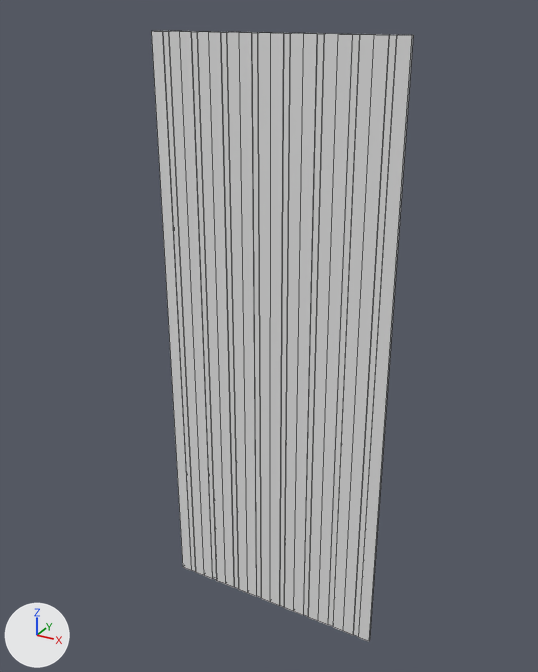
Renders of the Blender file model/include/door/foldable_door.blend from each side of a commit.
Before and after are seen from a 50 mm camera at (0.65, -1.93, 2.06) aimed at (-0.43, 0.04, 1.07). Every picture has the same lights, and +X, +Y and +Z are marked at lower left. The picture after the commit comes second. Mesh edges are drawn as thin lines.

The scene before the commit, as lines of its bpy script (objects in view):
```python
me_cube = bpy.data.meshes.new('Cube')
me_cube.from_pydata(...)  # 26 vertices, 14 faces, 1 loose edge; spans x -0.1..0.0, y -0.01..0.0, z 0.0..2.0
me_cube.materials.append(mat_material)  # white #e7e7e7
me_cube_033 = bpy.data.meshes.new('Cube.033')
me_cube_033.from_pydata(...)  # 26 vertices, 14 faces, 1 loose edge; spans x -0.1..0.0, y -0.01..0.0, z 0.0..2.0
me_cube_033.materials.append(mat_material)  # white #e7e7e7
me_cube_039 = bpy.data.meshes.new('Cube.039')
me_cube_039.from_pydata(...)  # 26 vertices, 14 faces, 1 loose edge; spans x -0.1..0.0, y -0.01..0.0, z 0.0..2.0
me_cube_039.materials.append(mat_material)  # white #e7e7e7
ob_lamella = bpy.data.objects.new('lamella', me_cube)
ob_lamella.location = (0.0, 0.0, 0.0)
ob_lamella_001 = bpy.data.objects.new('lamella.001', me_cube_033)
ob_lamella_001.location = (-0.1, 0.0, 0.0)
ob_lamella_007 = bpy.data.objects.new('lamella.007', me_cube_039)
ob_lamella_007.location = (-0.7, 0.0, 0.0)
# also in view: 'lamella.004' at (-0.45, -0.01, 1.0); 'lamella.003' at (-0.35, -0.01, 1.0); 'lamella.005' at (-0.55, -0.01, 1.0); 'lamella.006' at (-0.65, -0.01, 1.0); 'lamella.002' at (-0.25, -0.01, 1.0)
```
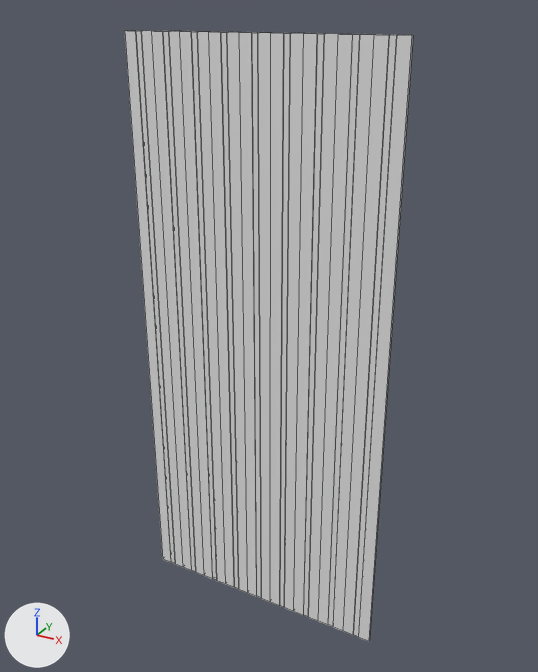
Commit message: added one more lamella for handle

What differs and where, as boxes [x1, y1, x2, y2] in the pictures (538 x 672 px):
'lamella.008', added
    after: [125, 30, 183, 567]

Patch to the scene script:
```diff
--- a/model/include/door/foldable_door.blend.py
+++ b/model/include/door/foldable_door.blend.py
@@ ob_lamella_008 @@
+ob_lamella_008 = bpy.data.objects.new('lamella.008', me_cube_039.copy())  # the mesh of ob_lamella_007
+ob_lamella_008.location = (-0.8, 0.0, 0.0)
```
